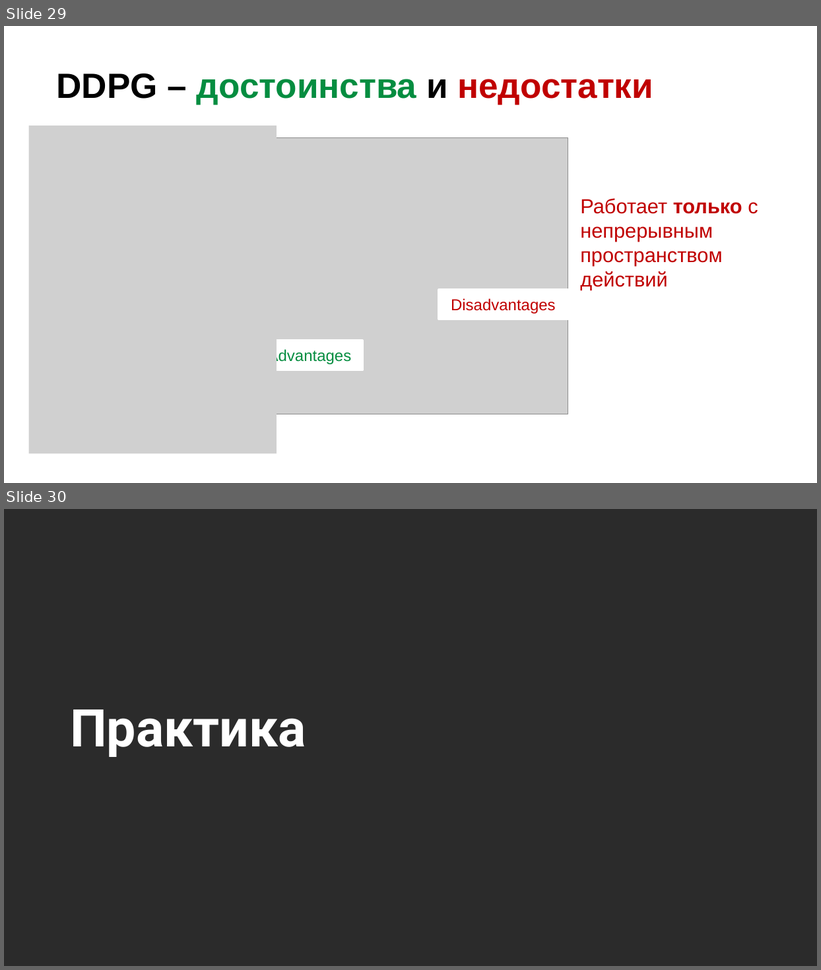
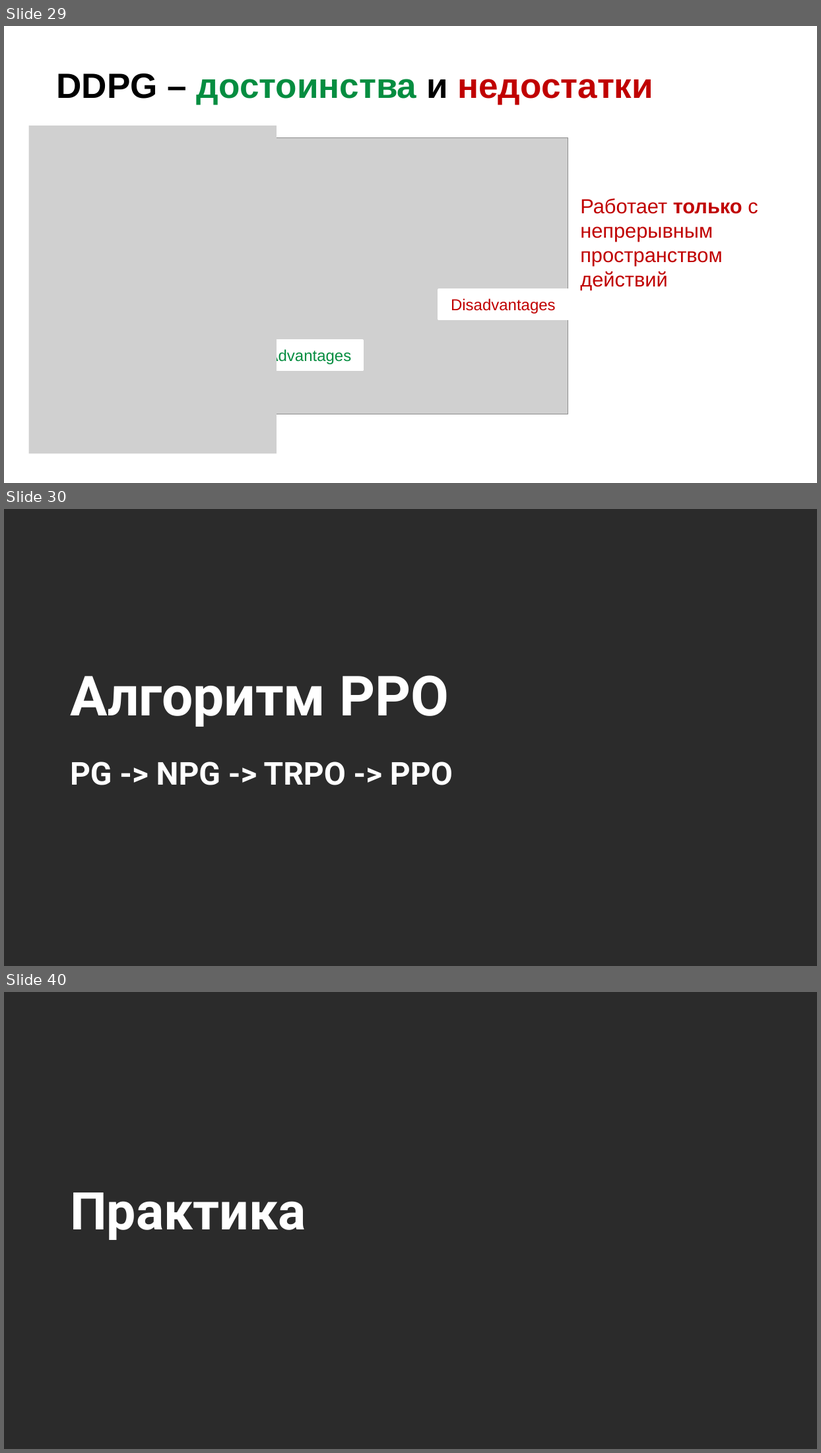
Before and after one commit to stureiko/Otus_lectures, a slide deck: ML Adv/28 - Actor-Critic/Presentation/Actor-Critic.pptx. Shown one above the other, each under a label of ours: slides 29 and 30 before the commit, slides 29, 30 and 40 after it; the slides between them are not shown. The pictures are 821x970 and 821x1453 pixels, drawn with LibreOffice and Linux fonts; fonts in the diff are those of the drawing; grey boxes stand for pictures; background and template pictures are left out; a plain dark background stands for a picture behind light text. Boxes give left, top, right and bottom in pixels: in the first picture for what was removed or moved away, otherwise in the second. Text is boxed around its words. In the diff, an @@ line names an element or a change of style, - is before the commit and + after.

```diff
--- a/ML Adv/28 - Actor-Critic/Presentation/Actor-Critic.pptx
+++ b/ML Adv/28 - Actor-Critic/Presentation/Actor-Critic.pptx
@@ slide 30 added at [4, 509, 817, 966], background picture (left out) @@
@@ title added at [70, 675, 453, 786], 28 pt, text #FFFFFF, bold @@
+Алгоритм PPO
+PG -> NPG -> TRPO -> PPO
@@ what was slide 30 is now slide 40 @@
```
Also in this commit, not shown: 6 slides changed, 9 other slides added, 4 slides removed, 4 other files.
